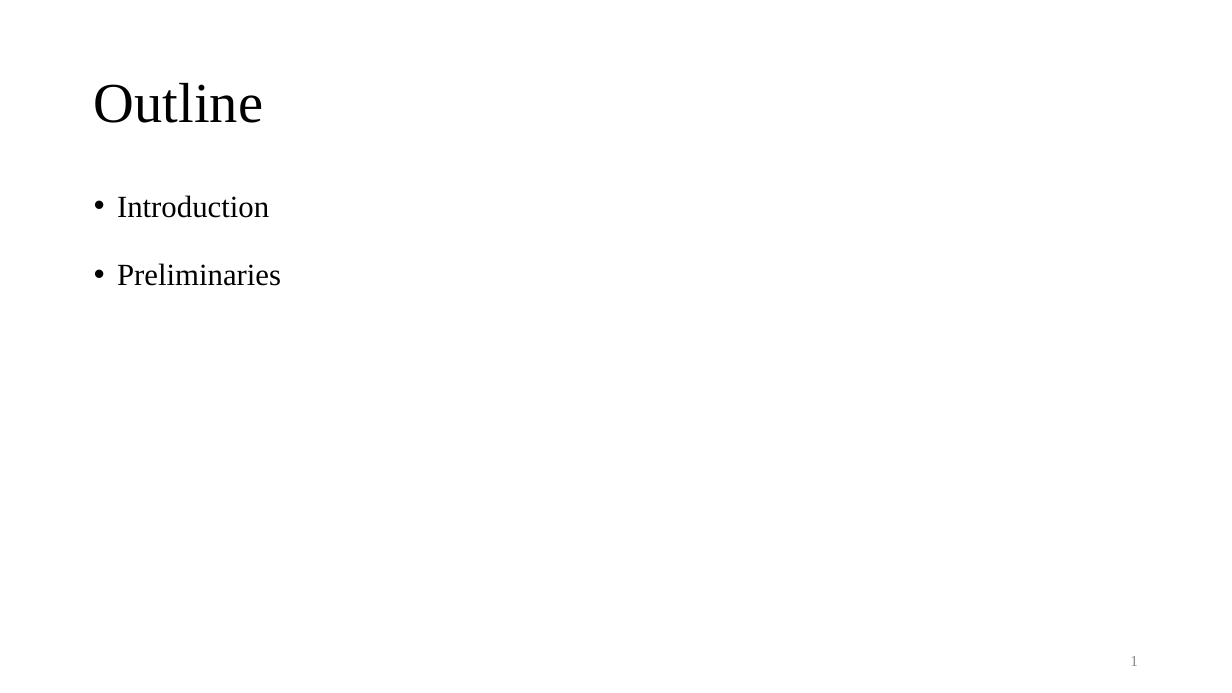
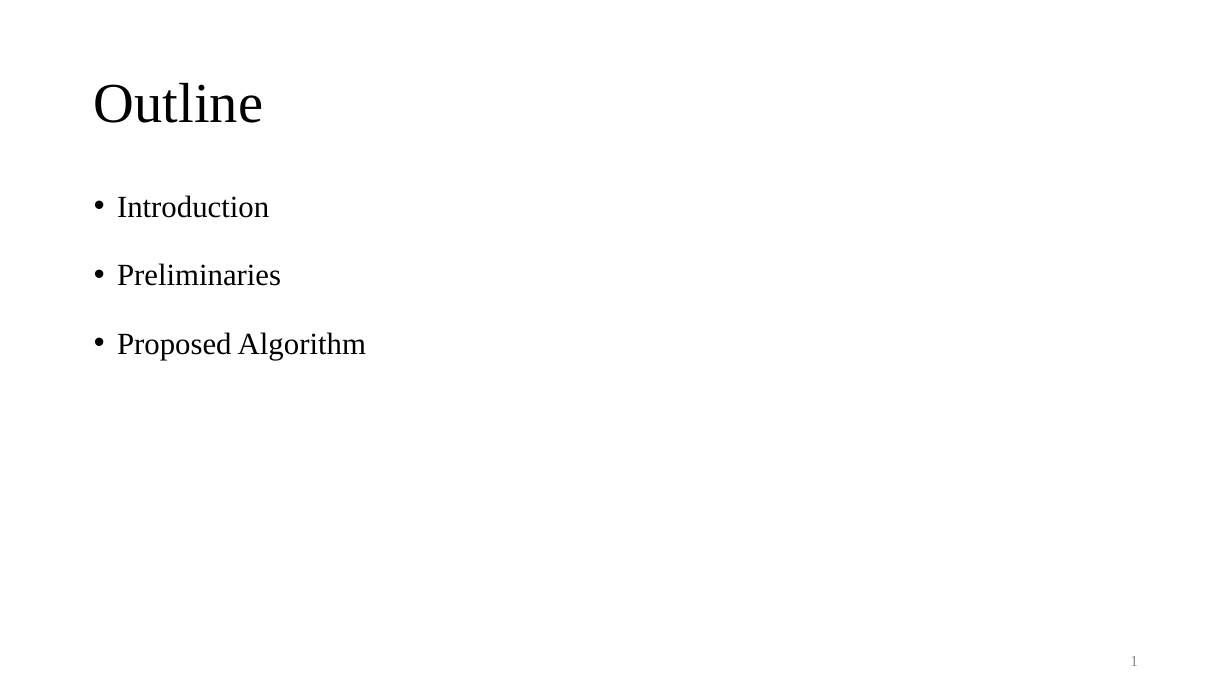
Before and after one commit to Pacific-Feng-Studuies/Studied-Papers, a slide deck: slide 2 of GM/Placement/An Analytical Placement Algorithm with Routing topology Optimization/An Analytical Placement Algorithm with Routing topology Optimization.pptx. Drawn at 1232x693 pixels with LibreOffice and Linux fonts; fonts in the diff are those of the drawing. Boxes give left, top, right and bottom in pixels: in the first picture for what was removed or moved away, otherwise in the second. Text is boxed around its words. In the diff, an @@ line names an element or a change of style, - is before the commit and + after.

```diff
--- a/GM/Placement/An Analytical Placement Algorithm with Routing topology Optimization/An Analytical Placement Algorithm with Routing topology Optimization.pptx
+++ b/GM/Placement/An Analytical Placement Algorithm with Routing topology Optimization/An Analytical Placement Algorithm with Routing topology Optimization.pptx
@@ text at box(117, 332, 366, 360): paragraph added @@
+• Proposed Algorithm
```
Also in this commit, not shown: 1 other slide changed, 6 slides added.
